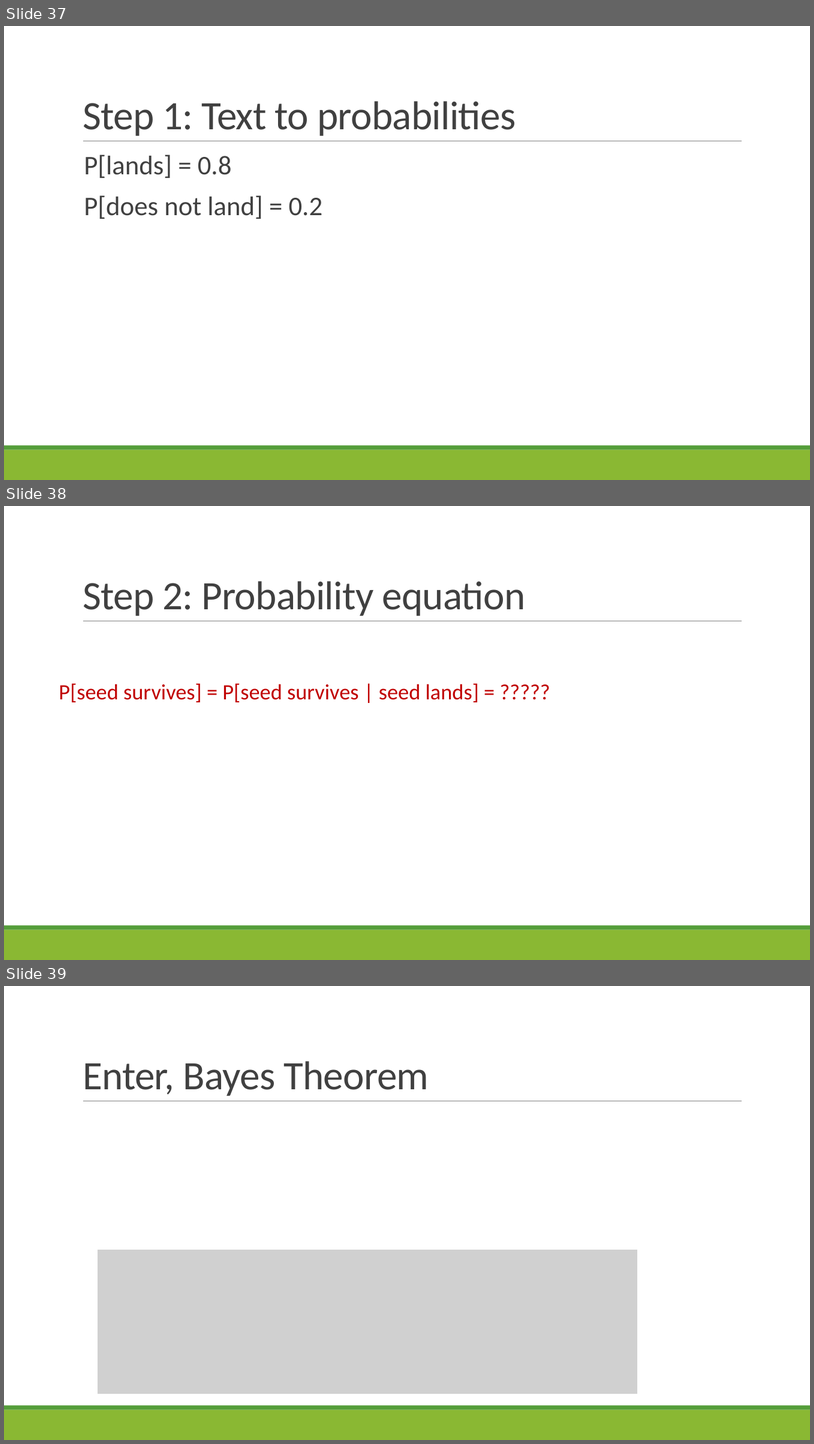
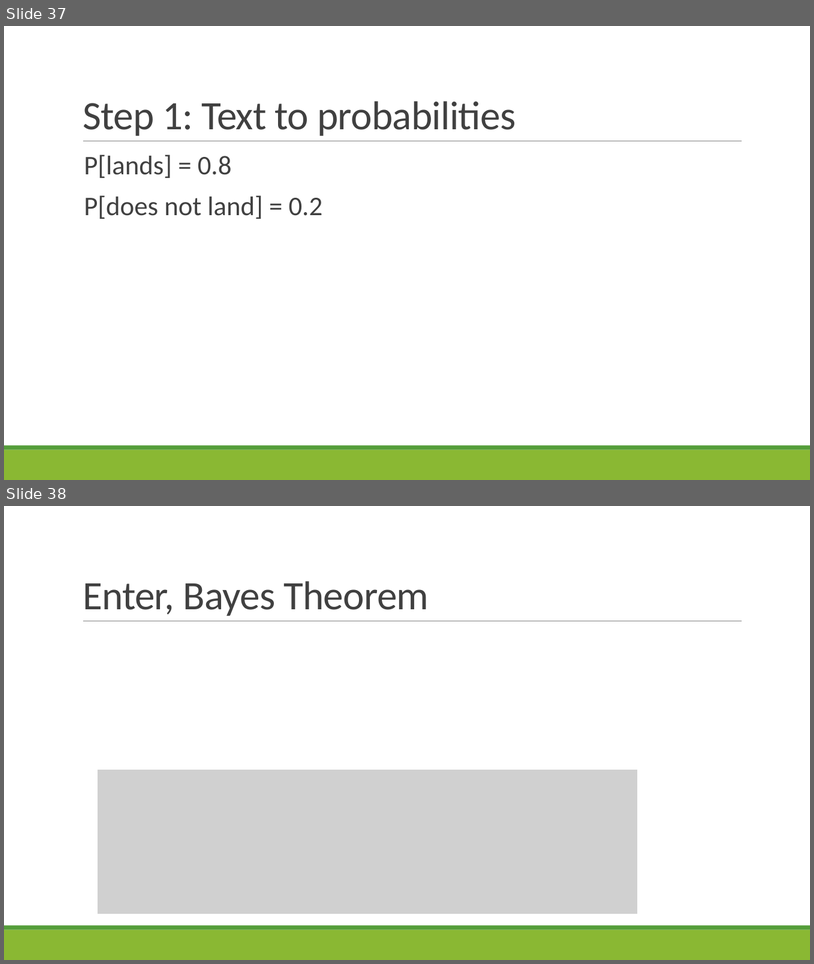
Before and after one commit to sjspielman/bio5312_fall2017, a slide deck: slides/day3_probability.pptx. Shown one above the other, each under a label of ours: slides 37, 38 and 39 before the commit, slides 37 and 38 after it. The pictures are 814x1444 and 814x964 pixels, drawn with LibreOffice and Linux fonts; fonts in the diff are those of the drawing; grey boxes stand for pictures. Boxes give left, top, right and bottom in pixels: in the first picture for what was removed or moved away, otherwise in the second. Text is boxed around its words. In the diff, an @@ line names an element or a change of style, - is before the commit and + after.

```diff
--- a/slides/day3_probability.pptx
+++ b/slides/day3_probability.pptx
@@ slide 38 removed at [4,506,810,960], background #FFFFFF; not listed: 3 template elements that a slide beside it also shows @@
@@ title removed at [83,581,525,616] @@
-Step 2: Probability equation
@@ text removed at [59,683,479,702] @@
-P[seed survives] = P[seed survives | seed lands] = ?????
@@ what was slide 39 is now slide 38 @@
```
Also in this commit, not shown: 3 slides changed, 1 other file.
